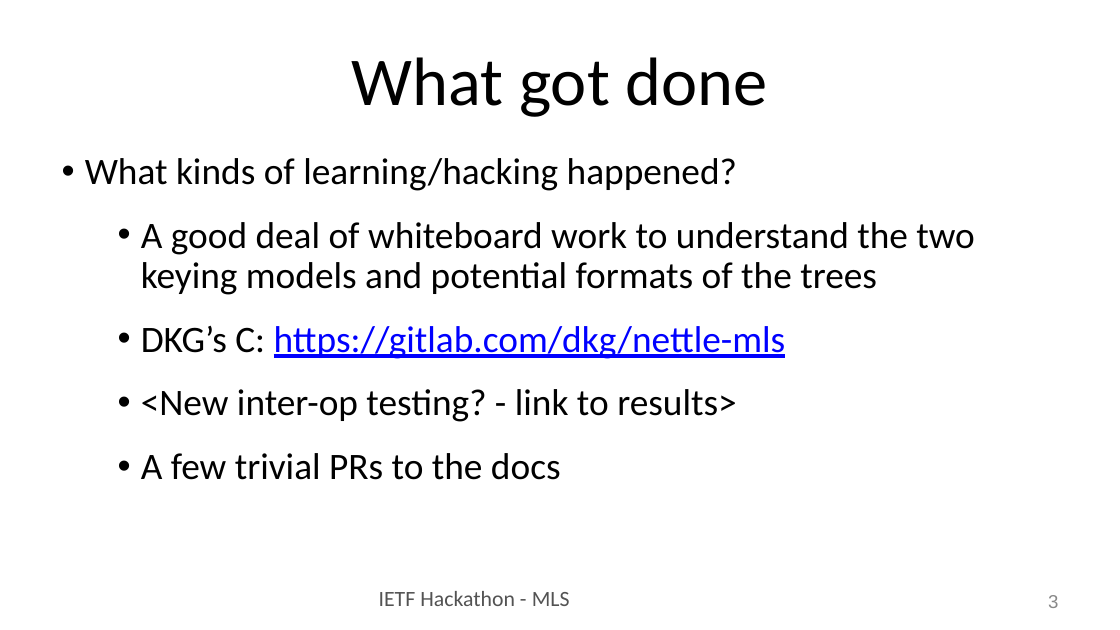
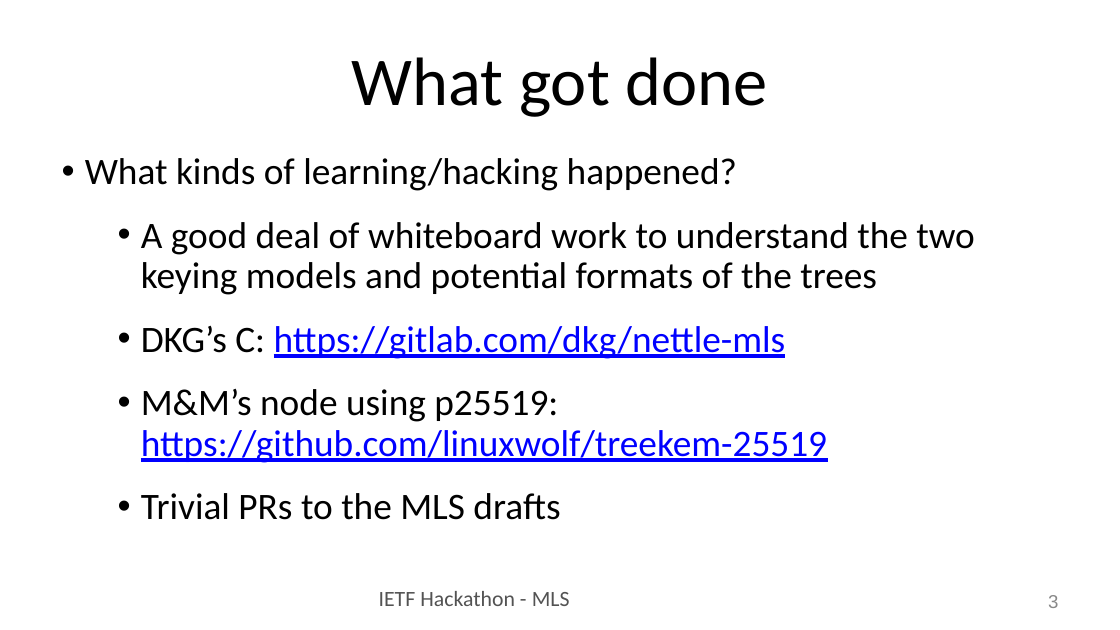
Before and after one commit to IETF-Hackathon/ietf102-project-presentations, a slide deck: slide 3 of hackathon-presentation-MLS.pptx. Drawn at 1120x630 pixels with LibreOffice and Linux fonts; fonts in the diff are those of the drawing. Boxes give left, top, right and bottom in pixels: in the first picture for what was removed or moved away, otherwise in the second. Text is boxed around its words. In the diff, an @@ line names an element or a change of style, - is before the commit and + after.

Commit message:
update MLS

```diff
--- a/hackathon-presentation-MLS.pptx
+++ b/hackathon-presentation-MLS.pptx
@@ text at bbox=[141, 388, 827, 520]: text changed @@
-  • <New inter-op testing? - link to results>
-  • A few trivial PRs to the docs
+  • M&M’s node using p25519: https://github.com/linuxwolf/treekem-25519
+  • Trivial PRs to the MLS drafts
```
Also in this commit, not shown: 2 other slides changed.
